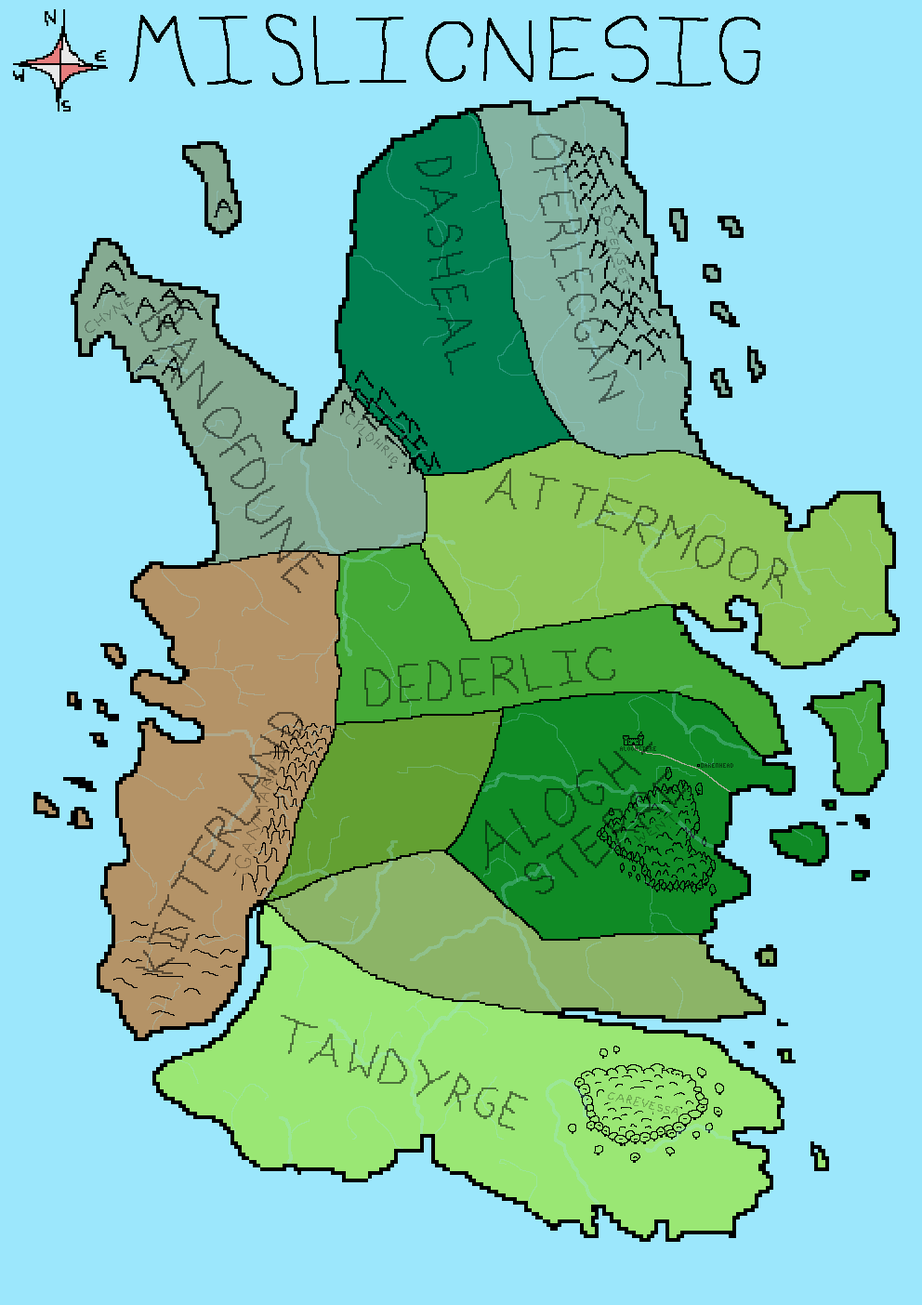
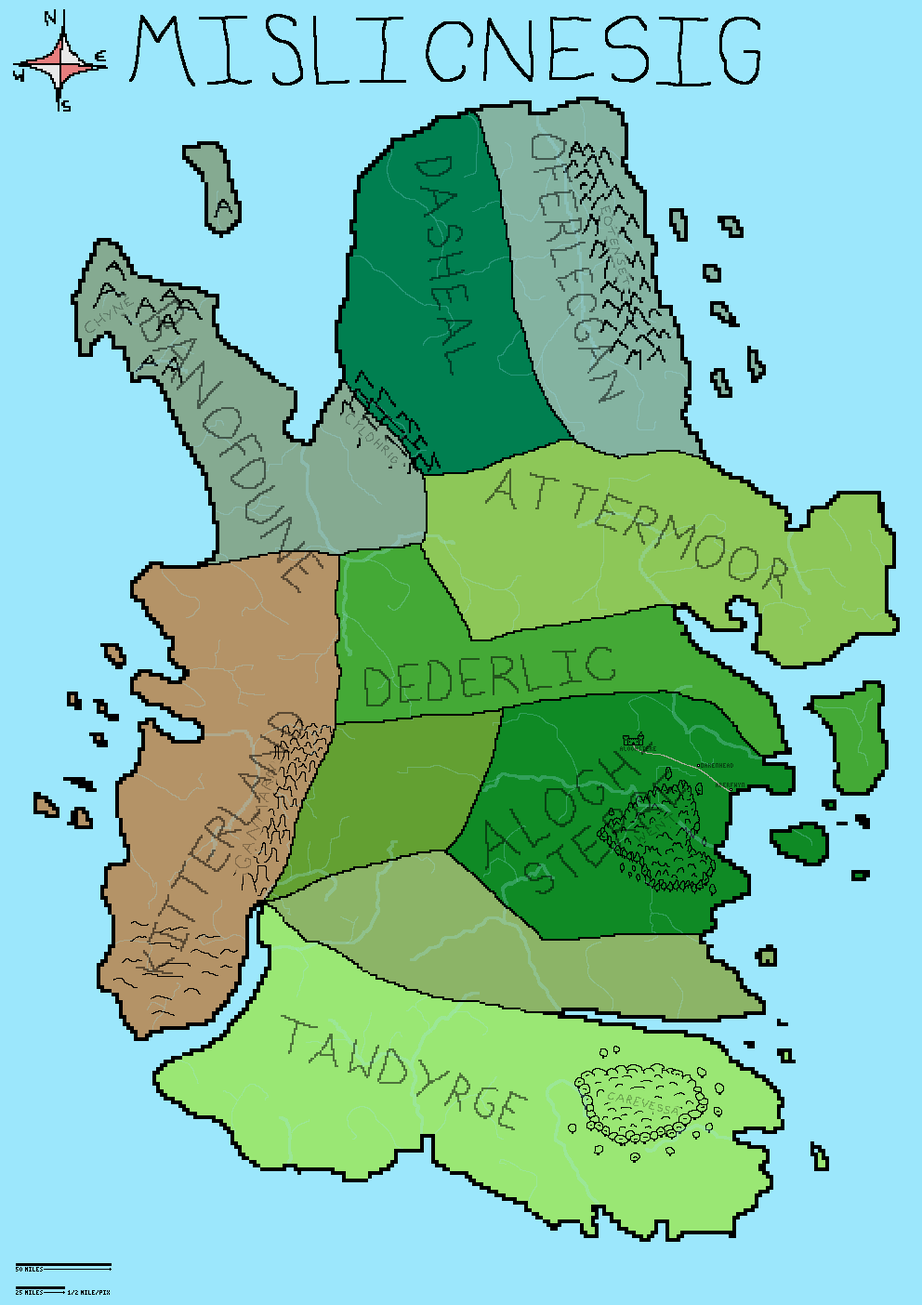
Revision of a layered 922×1305 image; what changed, layer by layer:
painted on "Settlements" over [698, 764, 745, 792]
painted on "Background" over [15, 1263, 112, 1295]
